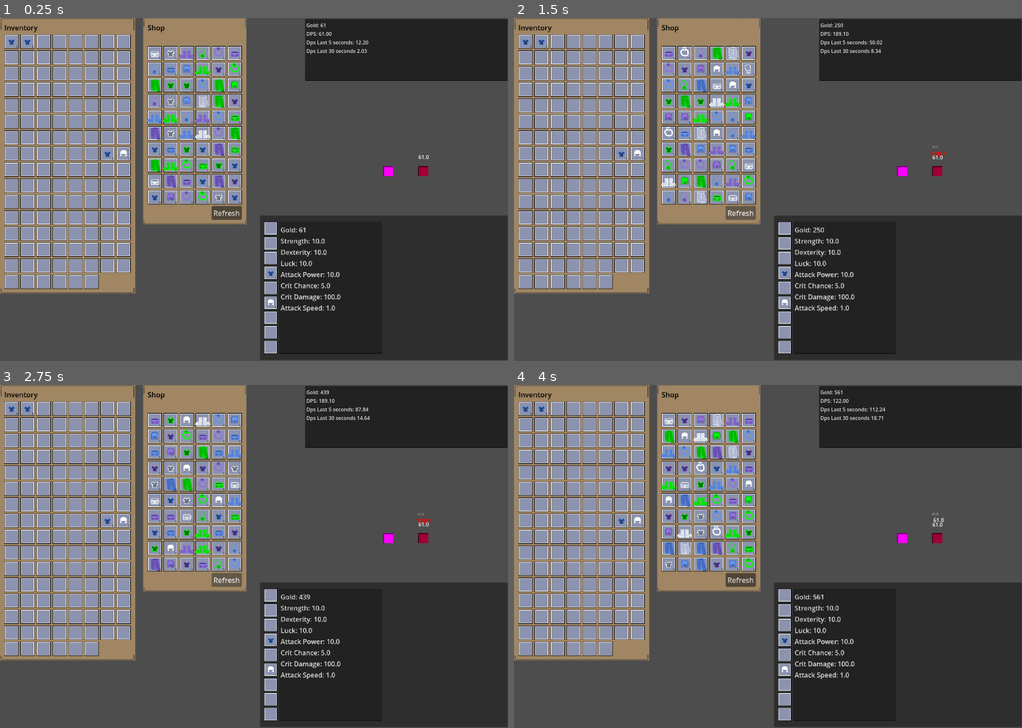
Above: before the commit, frames 1-4 (two rows, left to right).
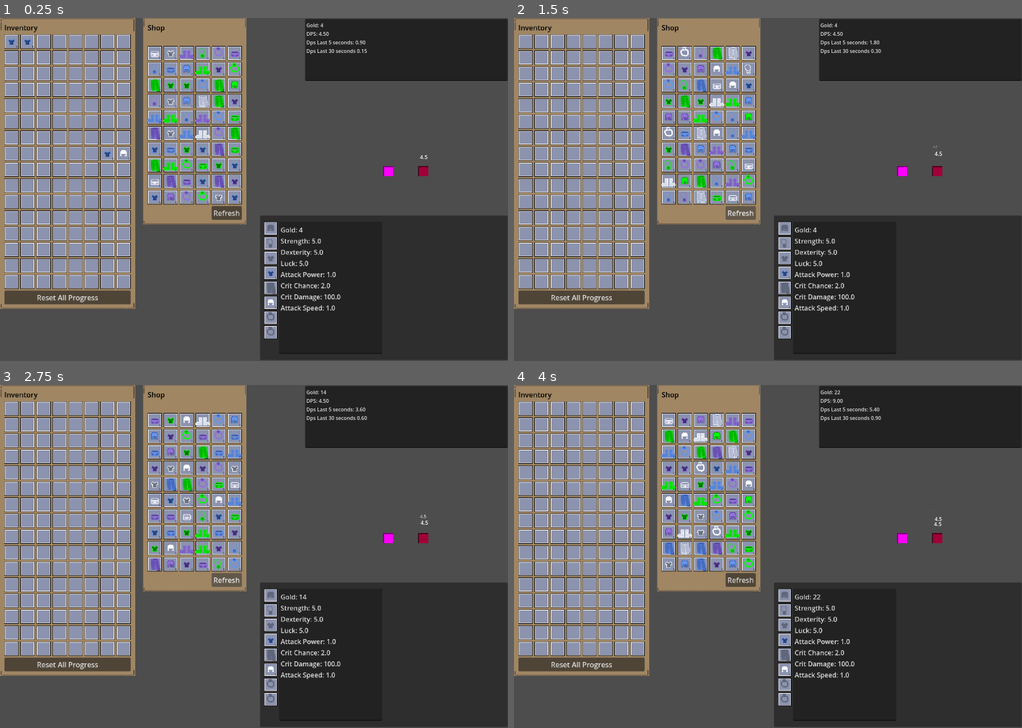
Above: after the commit, the same moments.

Repository: rodrigo-travessa/idleDummyTarget
Game: Godot game, scene res://main.tscn
The game is run twice, just before and just after one commit, with the same random seed, the same clock (stepped at 60 frames per second) and the same inputs.
Inputs (mouse positions are in pixels of both pictures, inside the frame that each line leads up to):
- Up to frame 1 (0.25 s): no input
- Up to frame 2 (1.5 s): click (580, 295) at 0.5 s, where only the run after the commit has a clickable "Reset All Progress"; click "Refresh" at 1.25 s
- Up to frame 3 (2.75 s): click "Refresh" at 2 s
- Up to frame 4 (4 s): click "Refresh" at 2.75 s; move the mouse to (879, 539) at 3.52 s; press the mouse at (879, 539) at 3.53 s

The runs differ from the first frame. In frame 1, 1.4% of the frame differs, in the area x 0-85%, y 1-98%; in frame 2, 1.5%; in frame 3, 1.5%; in frame 4, 1.5%.
Error after the commit: Out of bounds get index '8' (on base: 'Array[int]') (res://GameComponents/ItemSystem/Inventory/inventory_window.gd:91)

Commit message:
good so far

Diff:
--- a/GameComponents/Core_Components/enums.gd
+++ b/GameComponents/Core_Components/enums.gd
@@ -46,9 +46,7 @@
 enum ItemType {
 	HELMET,
 	CHEST,
-	LEGS,
-	#WEAPON,
-	#SHIELD,
+	PANTS,
 	RING,
 	BELT,
 	BOOTS,
--- a/GameComponents/ItemSystem/Inventory/ItemSlot.tscn
+++ b/GameComponents/ItemSystem/Inventory/ItemSlot.tscn
@@ -8,6 +8,25 @@
 mouse_filter = 0
 texture = ExtResource("1_qk7kr")
 script = ExtResource("2_nmu64")
+
+[node name="HintTexture" type="TextureRect" parent="." unique_id=588973077]
+unique_name_in_owner = true
+modulate = Color(0, 0, 0, 0.3)
+texture_filter = 1
+layout_mode = 1
+anchors_preset = 8
+anchor_left = 0.5
+anchor_top = 0.5
+anchor_right = 0.5
+anchor_bottom = 0.5
+offset_left = -12.0
+offset_top = -12.0
+offset_right = 12.0
+offset_bottom = 12.0
+grow_horizontal = 2
+grow_vertical = 2
+scale = Vector2(0.9909848, 0.9889562)
+mouse_filter = 2
 
 [node name="ItemTexture" type="TextureRect" parent="." unique_id=588973076]
 unique_name_in_owner = true
--- a/GameComponents/ItemSystem/Inventory/TestInventory.tres
+++ b/GameComponents/ItemSystem/Inventory/TestInventory.tres
@@ -7,5 +7,5 @@
 
 [resource]
 script = ExtResource("2_bpaod")
-item_data = Array[ExtResource("1_j6bu7")]([ExtResource("2_fu …(769 unchanged characters)… null, null, null, null, null, null, null])
+item_data = Array[ExtResource("1_j6bu7")]([ExtResource("2_fu …(769 unchanged characters)… null, null, null, null, null, null, null, null, null])
 metadata/_custom_type_script = "uid://belnut1ckps7i"
--- a/GameComponents/ItemSystem/Inventory/equipment_data.gd
+++ b/GameComponents/ItemSystem/Inventory/equipment_data.gd
@@ -2,3 +2,19 @@
 
 @export var item_data: Array[ItemData]
 @export var inventory_type: Enums.InventoryType = Enums.InventoryType.EQUIPMENT
+
+const SLOT_TYPES: Array[Enums.ItemType] = [
+	Enums.ItemType.HELMET,
+	Enums.ItemType.AMULET,
+	Enums.ItemType.CHEST,
+	Enums.ItemType.BELT,
+	Enums.ItemType.PANTS,
+	Enums.ItemType.BOOTS,
+	Enums.ItemType.RING,
+	Enums.ItemType.RING
+]
+
+func can_equip(item: ItemData, index: int) -> bool:
+	if index < 0 or index >= SLOT_TYPES.size():
+		return false
+	return item.item_type == SLOT_TYPES[index]
--- a/GameComponents/ItemSystem/Inventory/inventory_window.gd
+++ b/GameComponents/ItemSystem/Inventory/inventory_window.gd
@@ -3,6 +3,15 @@
 @export var inventory_data: InventoryData
 @export var equipment_data: EquipmentData
 
+var item_textures = {
+	Enums.ItemType.HELMET: preload("res://GameComponents/ItemSystem/Items/Helmet.png"),
+	Enums.ItemType.CHEST: preload("res://GameComponents/ItemSystem/Items/Armor.png"),
+	Enums.ItemType.PANTS: preload("res://GameComponents/ItemSystem/Items/pants.png"),
+	Enums.ItemType.RING: preload("res://GameComponents/ItemSystem/Items/Ring.png"),
+	Enums.ItemType.BELT: preload("res://GameComponents/ItemSystem/Items/belt.png"),
+	Enums.ItemType.BOOTS: preload("res://GameComponents/ItemSystem/Items/boots.png"),
+	Enums.ItemType.AMULET: preload("res://GameComponents/ItemSystem/Items/amulet.png")
+}
 
 var current_dragged_item_data: Dictionary
 
@@ -21,12 +30,25 @@
 		if save.equipment_data:
 			equipment_data = save.equipment_data
 
-		if equipment_data.item_data.size() == 0:
+		if equipment_data.item_data.size() != EquipmentData.SLOT_TYPES.size():
 			equipment_data = EquipmentData.new()
-			equipment_data.item_data.resize(9)
+			equipment_data.item_data.resize(EquipmentData.SLOT_TYPES.size())
 	update_inventory_data()
 	connect_signals()
 	update_stats_display()
+	%DeleteInventoryButton.pressed.connect(_on_delete_inventory_button_pressed)
+
+func _on_delete_inventory_button_pressed() -> void:
+	if inventory_data and inventory_data.item_data:
+		for i in range(inventory_data.item_data.size()):
+			inventory_data.item_data[i] = null
+
+	var player = get_tree().root.find_child("Player", true, false)
+	if player and player.stats:
+		player.stats.total_gold = 0
+
+	SaveManager.save_game(inventory_data, equipment_data, player.stats if player else null)
+	GlobalSignalBus.UpdateInventory.emit()
 
 func update_stats_display() -> void:
 	var player = get_tree().root.find_child("Player", true, false)
@@ -55,8 +77,9 @@
 			new_slot.current_item = item_data
 			new_slot.index = inventory_index
 			new_slot.inventory_data = inventory_data
+			%SlotGroup.add_child(new_slot)
+			new_slot.set_hint_texture(null) # Hide hints in inventory
 			inventory_index += 1
-			%SlotGroup.add_child(new_slot)
 
 	if equipment_data and equipment_data.item_data:
 		for item_data in equipment_data.item_data:
@@ -64,6 +87,11 @@
 			new_slot.current_item = item_data
 			new_slot.index = equipment_index
 			new_slot.inventory_data = equipment_data
+
+			var slot_type = EquipmentData.SLOT_TYPES[equipment_index]
+			if item_textures.has(slot_type):
+				new_slot.set_hint_texture(item_textures[slot_type])
+
 			equipment_index += 1
 			%SlotGroup2.add_child(new_slot)
 
@@ -115,6 +143,12 @@
 		var target_data = hovered_node.inventory_data
 		var target_index = hovered_node.index
 
+		if target_data is EquipmentData and not target_data.can_equip(item, target_index):
+			source_data.item_data[index] = item
+			GlobalSignalBus.UpdateInventory.emit()
+			current_dragged_item_data = {}
+			return
+
 		if target_data.item_data[target_index]:
 			source_data.item_data[index] = item
 			GlobalSignalBus.UpdateInventory.emit()
--- a/GameComponents/ItemSystem/Inventory/inventory_window.tscn
+++ b/GameComponents/ItemSystem/Inventory/inventory_window.tscn
@@ -56,6 +56,11 @@
 layout_mode = 2
 columns = 8
 
+[node name="DeleteInventoryButton" type="Button" parent="Inventory/MarginContainer/VBoxContainer" unique_id=1279060399]
+unique_name_in_owner = true
+layout_mode = 2
+text = "Reset All Progress"
+
 [node name="EquipedItems" type="PanelContainer" parent="." unique_id=994211355]
 layout_mode = 0
 offset_left = 819.0
--- a/GameComponents/ItemSystem/Inventory/item_slot.gd
+++ b/GameComponents/ItemSystem/Inventory/item_slot.gd
@@ -14,10 +14,19 @@
 
 func set_item_slot() -> void:
 	if not current_item:
+		%ItemTexture.texture = null
+		%ItemAmountLabel.text = ""
+		%HintTexture.visible = true
 		return
 	%ItemTexture.texture = current_item.item_texture
 	%ItemAmountLabel.text = str(current_item.item_amount)
 	%ItemTexture.modulate = get_tier_color(current_item.item_stats.size())
+	%HintTexture.visible = false
+
+func set_hint_texture(texture: Texture2D) -> void:
+	%HintTexture.texture = texture
+	if texture == null:
+		%HintTexture.visible = false
 
 func get_tier_color(modifier_count: int) -> Color:
 	match modifier_count:
--- a/GameComponents/ItemSystem/Shop/shop_container.gd
+++ b/GameComponents/ItemSystem/Shop/shop_container.gd
@@ -8,7 +8,7 @@
 var item_textures = {
 	Enums.ItemType.HELMET: preload("res://GameComponents/ItemSystem/Items/Helmet.png"),
 	Enums.ItemType.CHEST: preload("res://GameComponents/ItemSystem/Items/Armor.png"),
-	Enums.ItemType.LEGS: preload("res://GameComponents/ItemSystem/Items/pants.png"),
+	Enums.ItemType.PANTS: preload("res://GameComponents/ItemSystem/Items/pants.png"),
 	Enums.ItemType.RING: preload("res://GameComponents/ItemSystem/Items/Ring.png"),
 	Enums.ItemType.BELT: preload("res://GameComponents/ItemSystem/Items/belt.png"),
 	Enums.ItemType.BOOTS: preload("res://GameComponents/ItemSystem/Items/boots.png"),
@@ -58,9 +58,9 @@
 
 	match num_stats:
 		1: # Normal
-			item.price = randi_range(1000, 2000)
+			item.price = randi_range(100, 1000)
 		2: # Uncommon
-			item.price = randi_range(1500, 3000)
+			item.price = randi_range(1000, 3000)
 		3: # Rare
 			item.price = randi_range(3000, 10000)
 		4: # Epic
--- a/Player/player.gd
+++ b/Player/player.gd
@@ -58,7 +58,7 @@
 	# Base damage could be 1.0, Strength adds 5.0 per point, Attack Power adds 1.0 per point
 	var final_damage = 1.0 \
 	+ stats.get_stat(Enums.StatId.ATTACK_POWER) \
-	+ stats.get_stat(Enums.StatId.STRENGTH) * 5.0
+	+ stats.get_stat(Enums.StatId.STRENGTH) * 0.5
 
 	# Luck and crit chance should influence critical chance
 	# Luck adds 0.5% crit chance per point, plus the base crit chance stat
@@ -68,7 +68,7 @@
 	# Luck and crit damage should influence critical damage multiplier
 	# Luck adds 1% crit damage per point, plus the base crit damage stat
 	var total_crit_damage = stats.get_stat(Enums.StatId.CRIT_DAMAGE) \
-			+ stats.get_stat(Enums.StatId.LUCK) * 1.0
+			+ stats.get_stat(Enums.StatId.LUCK) * 0.5
 
 	# Handle Critical Hits
 	var is_crit = randf_range(0.0, 100.0) <= total_crit_chance
--- a/Player/player.tscn
+++ b/Player/player.tscn
@@ -5,6 +5,14 @@
 
 [sub_resource type="Resource" id="Resource_btcbx"]
 script = ExtResource("2_4ntmi")
+strength = 5.0
+dexterity = 5.0
+intelligence = 5.0
+vitality = 5.0
+luck = 5.0
+attack_power = 1.0
+magic_power = 1.0
+crit_chance = 2.0
 crit_damage = 100.0
 accuracy = 95.0
 metadata/_custom_type_script = "uid://dhsmu0gp720ca"
Not shown: 1 places in GameComponents/ItemSystem/Inventory/inventory_window.tscn that only renumber resources
